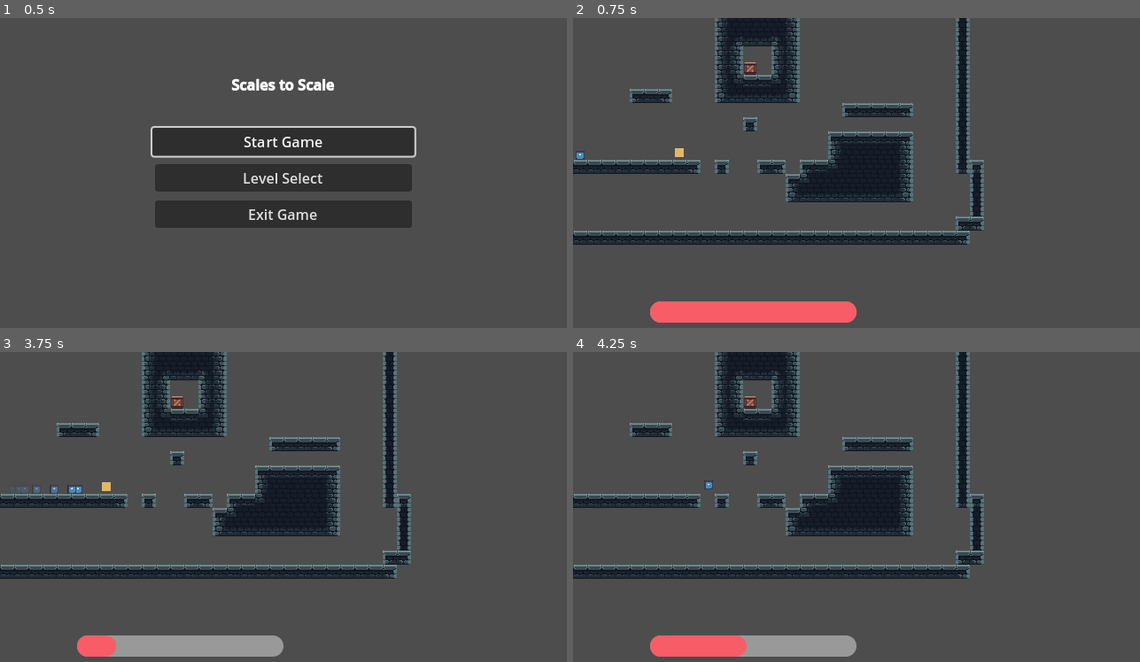
Above: before the commit, frames 1-4 (two rows, left to right).
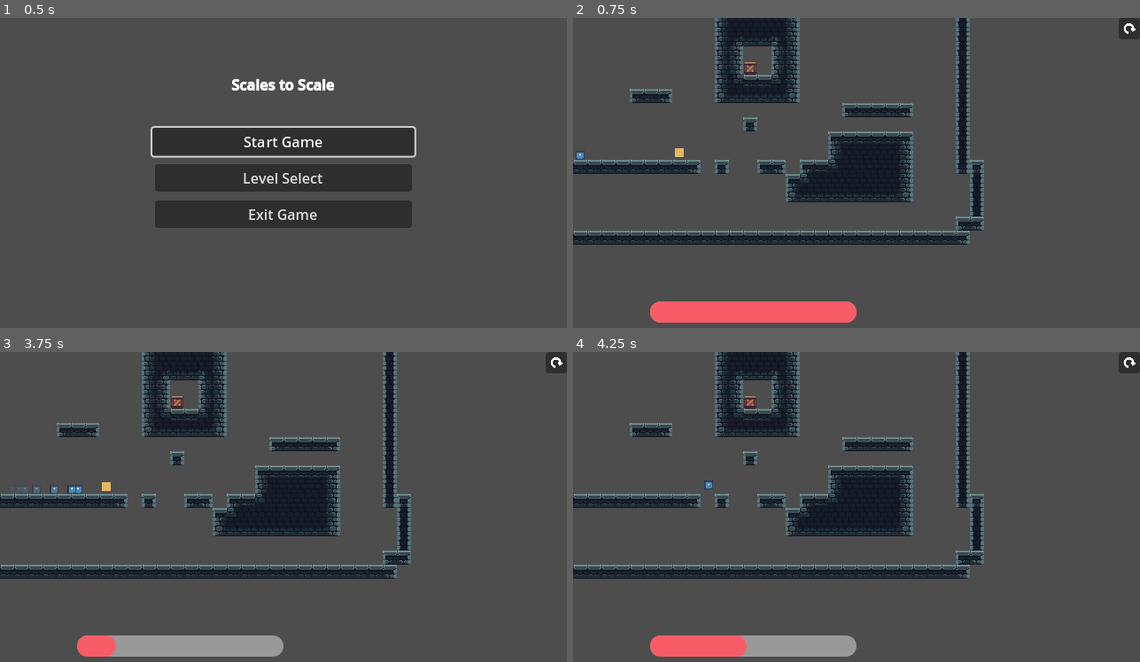
Above: after the commit, the same moments.

Repository: Robocraft999/ScalesToScale
Game: Godot game, scene res://scenes/root.tscn
Two runs of this game, one before a commit and one after it. Both use one fixed random seed, a clock stepped at 60 frames per second and the inputs below. The engine's default icon, where the game draws it, is replaced by a stand-in: a white triangle on a blue panel in a dark square.
Inputs (mouse positions are in pixels of both pictures, inside the frame that each line leads up to):
- Up to frame 1 (0.5 s): no input
- Up to frame 2 (0.75 s): click "Start Game" at 0.5 s
- Up to frame 3 (3.75 s): click (555, 361) at 1.27 s; click (555, 361) at 2.02 s; click (555, 361) at 2.77 s; tap Enter at 3.5 s; move the mouse to (408, 494) at 3.52 s; hold D (move_right) from 3.53 s (still down); hold Space (dash) from 3.53 s (still down); click (408, 494) at 3.67 s
- Up to frame 4 (4.25 s): keep holding D (move_right); keep holding Space (dash); tap Up (jump) at 3.77 s

Frame 1 is identical in both runs. In frame 2, 0.2% of the frame differs, in the area x 96-100%, y 0-7%; in frame 3, 0.2%; in frame 4, 0.2%.

Commit message:
added restart button

Diff:
--- a/scenes/objects/scaler.tscn
+++ b/scenes/objects/scaler.tscn
@@ -7,12 +7,14 @@
 script = ExtResource("1_kxixm")
 
 [node name="xArrow" type="Sprite2D" parent="."]
+visible = false
 position = Vector2(8, 0)
 texture = ExtResource("2_8ympx")
 region_enabled = true
 region_rect = Rect2(240, 240, 16, 16)
 
 [node name="yArrow" type="Sprite2D" parent="."]
+visible = false
 position = Vector2(0, -8)
 texture = ExtResource("2_8ympx")
 region_enabled = true
--- a/scenes/test.tscn
+++ b/scenes/test.tscn
@@ -8,6 +8,8 @@
 [ext_resource type="AudioStream" uid="uid://bwqdbhehtihcc" path="res://sfx/dash.wav" id="6_hndjv"]
 [ext_resource type="Texture2D" uid="uid://cpmv4oo5l0bfv" path="res://sprites/scaleobstacle_small.png" id="7_ig075"]
 [ext_resource type="PackedScene" uid="uid://dce48rt84l5ft" path="res://scenes/objects/scaler.tscn" id="7_xs4ma"]
+[ext_resource type="Texture2D" uid="uid://b37g3do7v7hgs" path="res://sprites/arrow_clockwise.png" id="9_g74kb"]
+[ext_resource type="Script" path="res://scripts/restart_button.gd" id="9_usgnc"]
 
 [sub_resource type="StyleBoxFlat" id="StyleBoxFlat_taspc"]
 corner_radius_top_left = 15
@@ -103,3 +105,16 @@
 [node name="Label" type="Label" parent="."]
 offset_right = 40.0
 offset_bottom = 23.0
+
+[node name="RestartButton" type="Button" parent="."]
+anchors_preset = 1
+anchor_left = 1.0
+anchor_right = 1.0
+offset_left = -24.0
+offset_bottom = 24.0
+grow_horizontal = 0
+icon = ExtResource("9_g74kb")
+expand_icon = true
+script = ExtResource("9_usgnc")
+
+[connection signal="pressed" from="RestartButton" to="RestartButton" method="_on_pressed"]
--- /dev/null
+++ b/scripts/restart_button.gd
@@ -0,0 +1,4 @@
+extends Button
+
+func _on_pressed() -> void:
+	OptionsManager.get_scene_manager().reload_current_scene()
Not shown: 1 places in scenes/test.tscn that only renumber resources
Binary file added: sprites/arrow_clockwise.png
Not shown, added: sprites/arrow_clockwise.png.import
